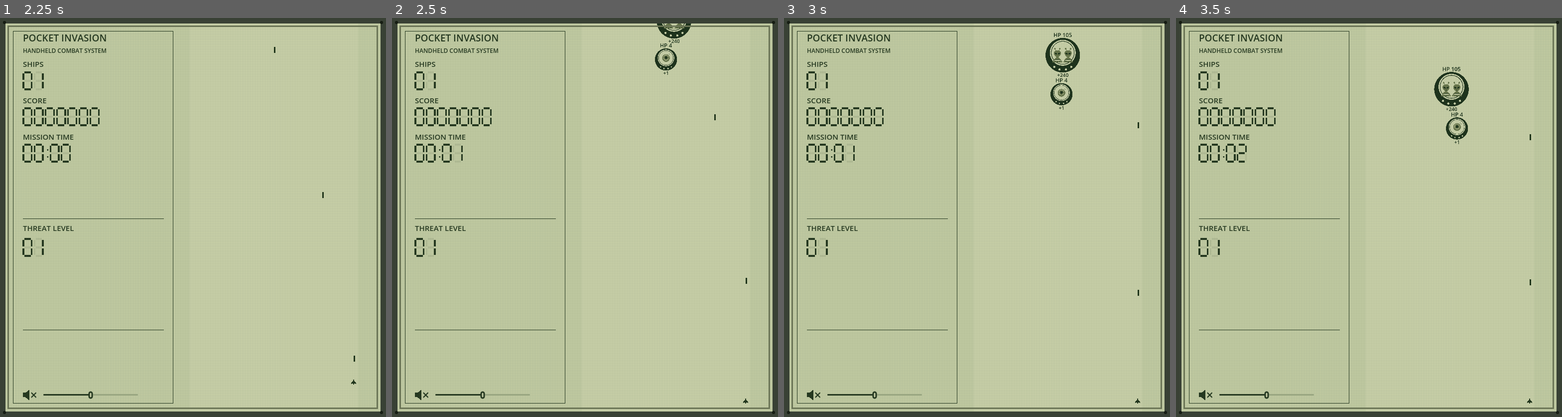
Above: before the commit, frames 1-4 (left to right).
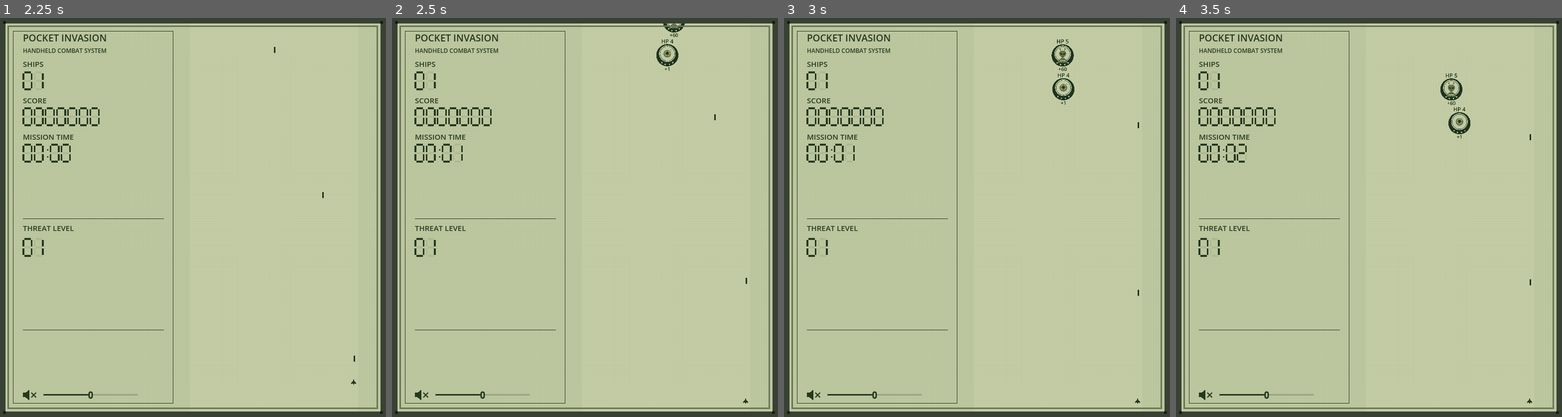
Above: after the commit, the same moments.

Repository: barmassimo/pocket-invasion
Game: Godot game, scene res://scenes/main.tscn
Same seed, same stepped clock (60 frames per second), same inputs: the game is played once before the commit and once after it.
Inputs (mouse positions are in pixels of both pictures, inside the frame that each line leads up to):
- Up to frame 1 (2.25 s): click (30, 393) at 0.5 s; tap Enter at 1.25, 1.35 s; move the mouse to (277, 197) at 1.27 s; hold D 1.28-2.03 s; click (277, 197) at 1.42 s; tap Space at 1.52, 1.55, 1.82, 2, 2.1 s; move the mouse to (115, 237) at 2.02 s; hold S from 2.03 s (still down)
- Up to frame 2 (2.5 s): keep holding S; tap Space at 2.27 s; tap Enter at 2.3 s
- Up to frame 3 (3 s): tap Space at 2.57 s; move the mouse to (1015, 129) at 2.77 s; release S at 2.78 s; hold D from 2.78 s (still down); tap Enter at 2.85 s
- Up to frame 4 (3.5 s): keep holding D; tap Space at 3.05 s

Frame 1 is identical in both runs. In frame 2, 0.4% of the frame differs, in the area x 68-78%, y 1-15%; in frame 3, 0.7%; in frame 4, 0.7%, in the area x 66-77%, y 12-32%.

Commit message:
Make opening score aliens beatable for the first 30 seconds

Diff:
--- a/game/scripts/checks.gd
+++ b/game/scripts/checks.gd
@@ -46,6 +46,42 @@
 		game._physics_process(1.0 / 60.0)
 	send_key(KEY_CTRL, false)
 	return 1000 - target.hp
+
+func check_opening_score_targets(game: Node3D) -> void:
+	var valid: bool = true
+	for seed_value: int in [42, 123, 456, 789, 2026]:
+		var generator := Encounters.new()
+		generator.reset(seed_value)
+		for wave_index: int in range(20):
+			var survival: float = wave_index * 1.5
+			var plan: Array[Dictionary] = generator.plan(Rules.difficulty_time(survival), wave_index)
+			var aliens: int = 0
+			for item: Dictionary in plan:
+				if item.kind != 0:
+					aliens += 1
+					valid = valid and item.tier == 0 and item.hp >= 5 and item.hp <= 6 and item.reward >= 40 and item.reward <= 70
+			valid = valid and aliens > 0 and plan.size() <= 3
+	check(valid, "Every opening wave offers small 5-6 HP score aliens across seeds")
+	var generator := Encounters.new()
+	generator.reset(123)
+	for survival: float in [0.0, 29.99, 30.0, 300.0]:
+		var sample: Array[Dictionary] = [{"kind": 0, "tier": 0, "hp": 5, "reward": 1, "x": 0.0, "z": -24.0, "drift": 0.4}]
+		var original: Array[Dictionary] = sample.duplicate(true)
+		var rng_state: int = generator.rng.state
+		generator.ease_opening(sample, Rules.difficulty_time(survival))
+		check(sample[0] == original[0] and generator.rng.state == rng_state, "Opening adjustment preserves the entire egg and RNG state at %.2fs" % survival)
+		check(sample.size() == (2 if survival < 30.0 else 1), "Guaranteed score target ends at exactly 30 seconds (%.2fs)" % survival)
+		var normal: Array[Dictionary] = [{"kind": 2, "tier": 2, "hp": 150, "reward": 240}]
+		generator.ease_opening(normal, Rules.difficulty_time(survival))
+		check(normal[0].hp == (6 if survival < 30.0 else 150) and normal[0].reward == (60 if survival < 30.0 else 240), "Opening discount affects only early aliens (%.2fs)" % survival)
+	for kind: int in [1, 2]:
+		game.reset_run(true, 123)
+		game.spawn_clock = 999.0
+		game.elapsed = 29.0
+		var target: CourseTarget = game.spawn_target(0, -24, kind, Rules.OPENING_SCORE_HEALTH[kind], 50, 0)
+		for step: int in range(180):
+			game._physics_process(1.0 / 60.0)
+		check(not is_instance_valid(target) and game.targets.is_empty() and game.score == 50 and game.squad.size() == 1 and game.pickups.is_empty(), "Lone fighter destroys opening alien kind %d with normal fire before contact, awarding only points" % kind)
 
 func check_pickup_recapture(game: Node3D) -> void:
 	game.reset_run(true, 123)
@@ -178,6 +214,7 @@
 	check(not Rules.shot_hits(Vector3(-2, 0, 0), Vector3(2, 0, -8), Vector3(1.8, 0, -3), Vector2(0.2, 0.2)), "Diagonal near-misses do not damage targets")
 	check(course_plan(123) == course_plan(123), "Same seed reproduces complete encounter sequence")
 	check(course_plan(123) != course_plan(456), "Different seeds produce different encounter sequences")
+	check_opening_score_targets(game)
 	var generation_valid: bool = true
 	for seed_value: int in [42, 123, 456, 789, 2026]:
 		var generator := Encounters.new()
--- a/game/scripts/encounters.gd
+++ b/game/scripts/encounters.gd
@@ -48,4 +48,25 @@
 		result.append({"x": x, "z": -24.0 - float(i) * rng.randf_range(2.0, 3.5), "kind": kind, "tier": tier, "hp": hp, "reward": Rules.target_reward(kind, tier, rng.randi_range(4, 7))})
 	for item: Dictionary in result:
 		item["drift"] = rng.randf_range(TargetMotion.DRIFT_MIN, TargetMotion.DRIFT_MAX) * (-1.0 if rng.randf() < 0.5 else 1.0)
+	ease_opening(result, elapsed)
 	return result
+
+func ease_opening(result: Array[Dictionary], elapsed: float) -> void:
+	var survival: float = elapsed - Rules.START_DIFFICULTY_SECONDS
+	if survival < 0.0 or survival >= Rules.OPENING_SCORE_SECONDS:
+		return
+	# Post-process without drawing random numbers: supplies and future rolls stay intact.
+	var has_alien: bool = false
+	for item: Dictionary in result:
+		if item.kind == 0:
+			continue
+		has_alien = true
+		item["reward"] = int(item.reward) >> int(item.tier)
+		item["tier"] = 0
+		item["hp"] = Rules.OPENING_SCORE_HEALTH[item.kind]
+	if not has_alien:
+		# A supply-only wave still offers a separate, affordable score target.
+		var supply: Dictionary = result[0]
+		result.append({"x": -3.4 if supply.x >= 0.0 else 3.4, "z": -27.0,
+			"kind": 1, "tier": 0, "hp": Rules.OPENING_SCORE_HEALTH[1],
+			"reward": Rules.target_reward(1, 0), "drift": -float(supply.drift)})
--- a/game/scripts/invasion_rules.gd
+++ b/game/scripts/invasion_rules.gd
@@ -24,6 +24,8 @@
 const DISPLAY_START_THREAT: int = 1
 const COURSE_SPEED_MULTIPLIER: float = 1.3
 const RECOVERY_HEALTH: int = 5
+const OPENING_SCORE_SECONDS: float = 30.0
+const OPENING_SCORE_HEALTH: Array[int] = [0, 5, 6]
 const BULLET_SPEED: float = 28.0
 const SIZE_SCALES: Array[float] = [0.8, 1.0, 1.25, 1.5, 1.8]
 const SIZE_HEALTH: Array[float] = [0.7, 1.0, 1.5, 4.0, 7.0]
